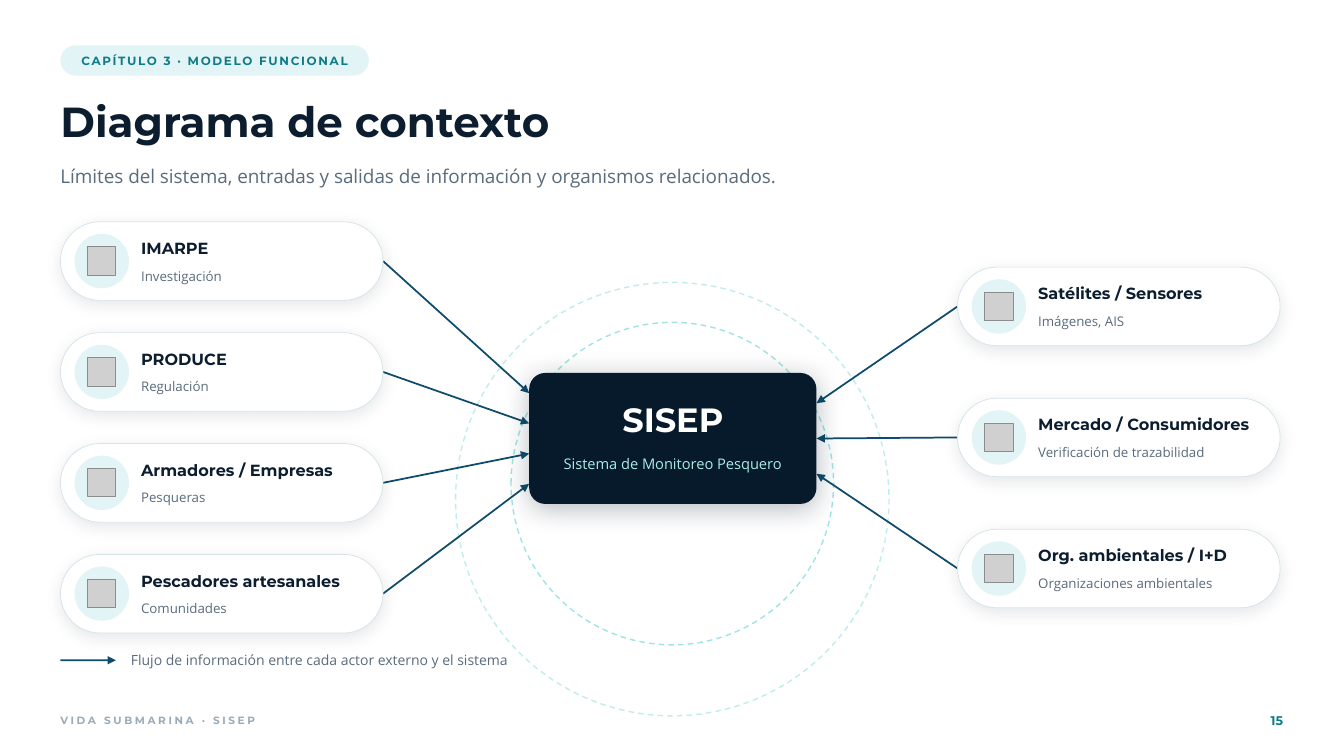
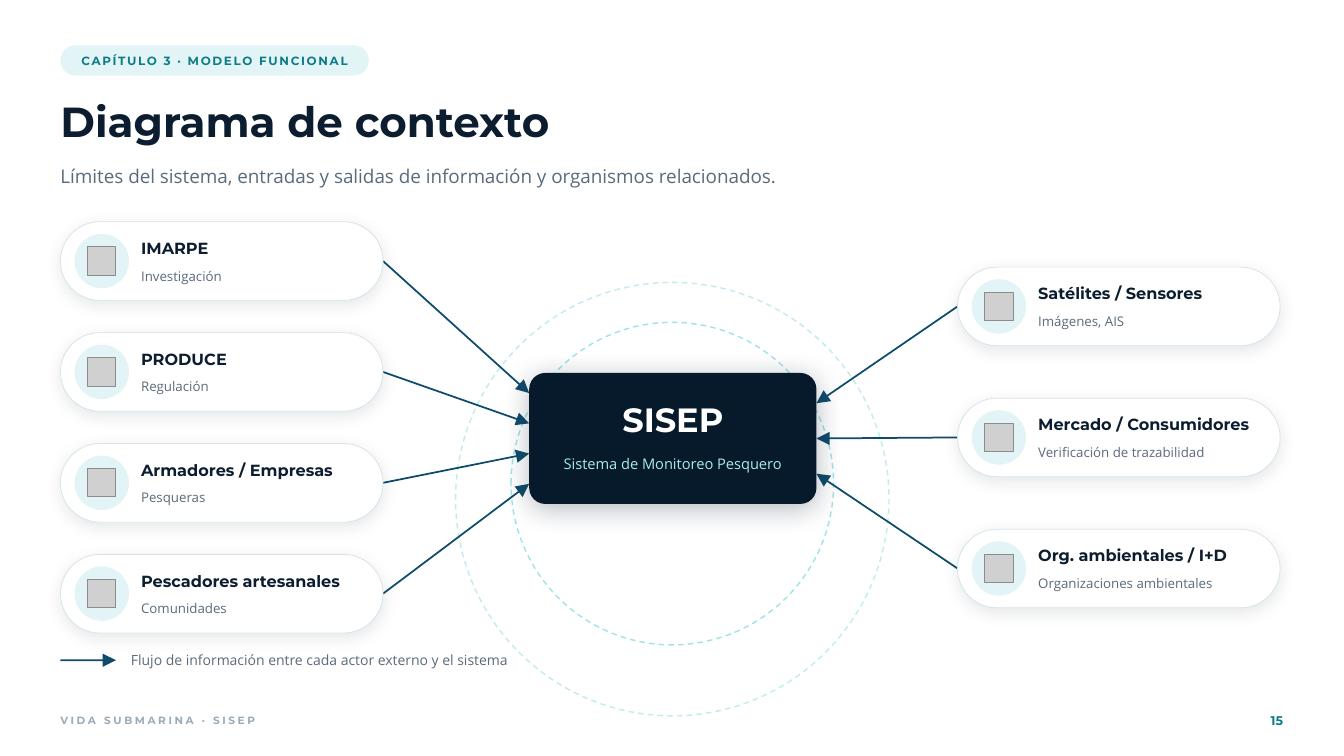
Before and after one commit to KenediTorres/ODS-14-Vida-submarina, a slide deck: slide 15 of Vida_Submarina_SISEP.pptx. Drawn at 1344x756 pixels with LibreOffice and Linux fonts; fonts in the diff are those of the drawing; grey boxes stand for pictures; background and template pictures are left out. Boxes give left, top, right and bottom in pixels: in the first picture for what was removed or moved away, otherwise in the second. Text is boxed around its words. In the diff, an @@ line names an element or a change of style, - is before the commit and + after.

```diff
--- a/Vida_Submarina_SISEP.pptx
+++ b/Vida_Submarina_SISEP.pptx
@@ arrow moved from (383, 261) - (529, 393) to (383, 261) - (524, 389) @@
@@ arrow (383, 261) - (524, 389): arrow to line @@
@@ arrow moved from (958, 307) - (817, 403) to (958, 307) - (822, 399) @@
@@ arrow (958, 307) - (822, 399): arrow to line @@
@@ arrow moved from (383, 372) - (529, 423) to (383, 372) - (523, 421) @@
@@ arrow (383, 372) - (523, 421): arrow to line @@
@@ triangle added at [516,379,534,398], fill #0F4C6B @@
@@ triangle added at [514,413,531,429], fill #0F4C6B @@
@@ triangle added at [813,391,831,409], fill #0F4C6B @@
@@ triangle added at [515,448,530,463], fill #0F4C6B @@
@@ triangle added at [817,431,830,445], fill #0F4C6B @@
@@ arrow moved from (958, 438) - (817, 439) to (958, 438) - (824, 439) @@
@@ arrow (958, 438) - (824, 439): arrow to line @@
@@ arrow moved from (383, 483) - (529, 454) to (383, 483) - (523, 455) @@
@@ arrow (383, 483) - (523, 455): arrow to line @@
@@ triangle added at [515,478,533,497], fill #0F4C6B @@
@@ triangle added at [813,468,831,487], fill #0F4C6B @@
@@ arrow moved from (958, 569) - (817, 474) to (958, 569) - (822, 478) @@
@@ arrow (958, 569) - (822, 478): arrow to line @@
@@ arrow moved from (383, 594) - (529, 484) to (383, 594) - (524, 488) @@
@@ arrow (383, 594) - (524, 488): arrow to line @@
@@ triangle added at [103,653,116,666], fill #0F4C6B @@
@@ arrow moved from (60, 660) - (116, 660) to (60, 660) - (109, 660) @@
@@ arrow (60, 660) - (109, 660): arrow to line @@
```
Also in this commit, not shown: 5 other slides changed.
